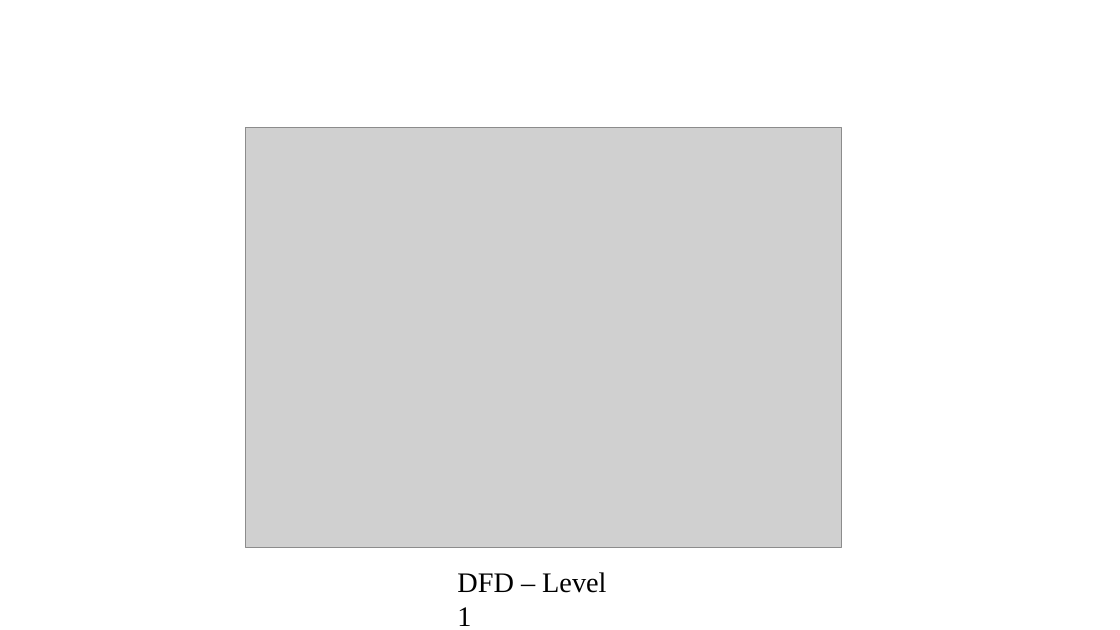
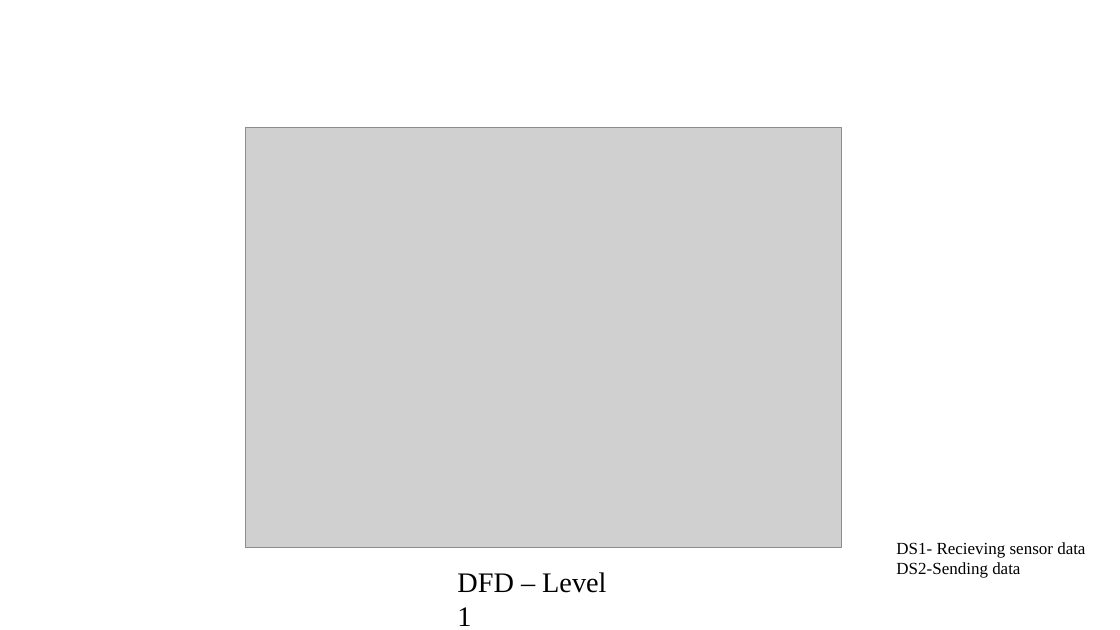
Before and after one commit to rajeshacu/LoRa-based-Location-tracking-and-Fall-detection-System, a slide deck: slide 17 of Phase II Major Project(1).pptx (slide 14 before the commit). Drawn at 1120x630 pixels with LibreOffice and Linux fonts; fonts in the diff are those of the drawing; grey boxes stand for pictures; background and template pictures are left out. Boxes give left, top, right and bottom in pixels: in the first picture for what was removed or moved away, otherwise in the second. Text is boxed around its words. In the diff, an @@ line names an element or a change of style, - is before the commit and + after.

```diff
--- a/Phase II Major Project(1).pptx
+++ b/Phase II Major Project(1).pptx
@@ text added at (896, 542, 1085, 578), 24 pt, text #000000 @@
+DS1- Recieving sensor data
+DS2-Sending data
```
Also in this commit, not shown: 15 other slides changed, 4 slides added, 2 other files.
